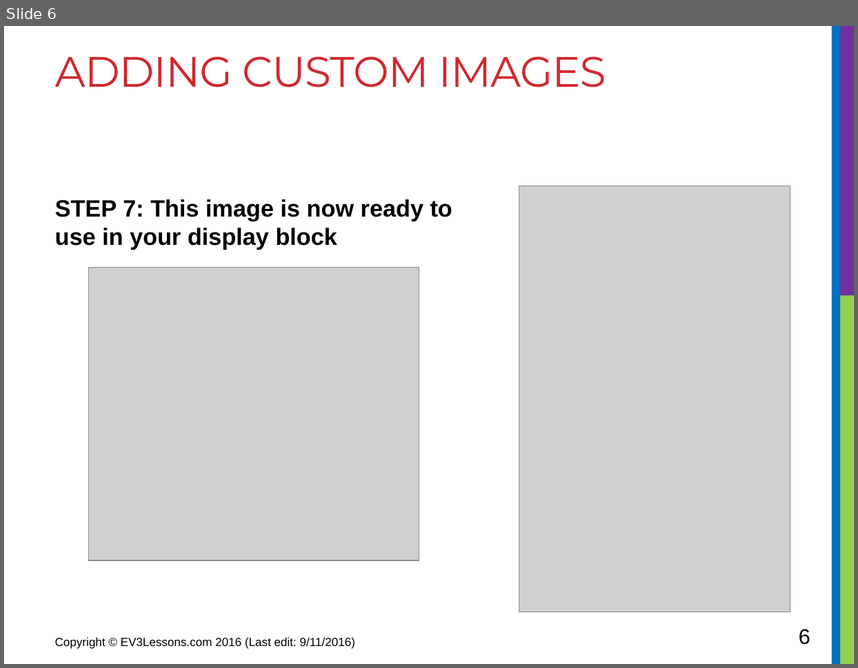
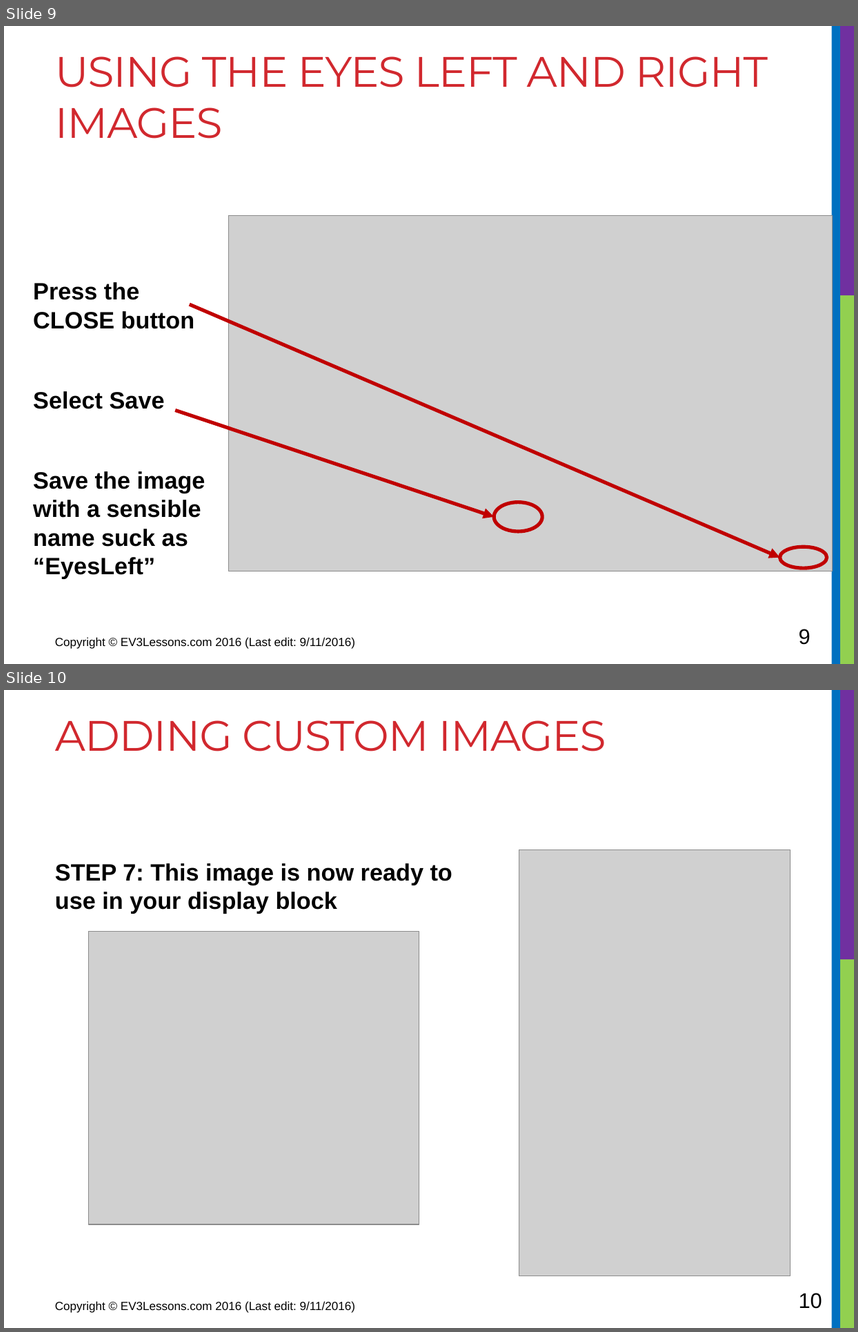
Before and after one commit to transfer99/transfer99.github.io, a slide deck: 15lego/CustomImagesSounds.pptx. Shown one above the other, each under a label of ours: slide 6 before the commit, slides 9 and 10 after it. The pictures are 858x668 and 858x1332 pixels, drawn with LibreOffice and Linux fonts; fonts in the diff are those of the drawing; grey boxes stand for pictures. Boxes give left, top, right and bottom in pixels: in the first picture for what was removed or moved away, otherwise in the second. Text is boxed around its words. In the diff, an @@ line names an element or a change of style, - is before the commit and + after.

Commit message:
complete NXT lesson 5
complete NXT lesson 5

```diff
--- a/15lego/CustomImagesSounds.pptx
+++ b/15lego/CustomImagesSounds.pptx
@@ slide 9 added at (4,26,854,664), background #FFFFFF; not listed: 3 template elements that a slide beside it also shows @@
@@ title added at (55,56,768,138), 36 pt, text #D1282E @@
+USING THE EYES LEFT AND RIGHT IMAGES
@@ picture added at (228,216,832,571) @@
@@ text added at (33,282,205,578), 20 pt, text #000000, bold @@
+Press the CLOSE button
+Select Save
+Save the image with a sensible name suck as “EyesLeft”
@@ arrow added from (190, 304) to (780, 557), #C00000 3 pt @@
@@ arrow added from (176, 410) to (494, 517), #C00000 3 pt @@
@@ ellipse added at (494,502,542,531), outline #C00000 3 pt @@
@@ ellipse added at (780,546,827,568), outline #C00000 3 pt @@
@@ text added at (55,637,355,648), 10 pt, text #000000 @@
+Copyright © EV3Lessons.com 2016 (Last edit: 9/11/2016)
@@ page number added at (799,628,811,644), 18 pt, text #000000 @@
+9
@@ what was slide 6 is now slide 10 @@
@@ page number at (799,1292,822,1308): text changed @@
-6
+10
```
Also in this commit, not shown: 4 other slides added, 9 other files.
